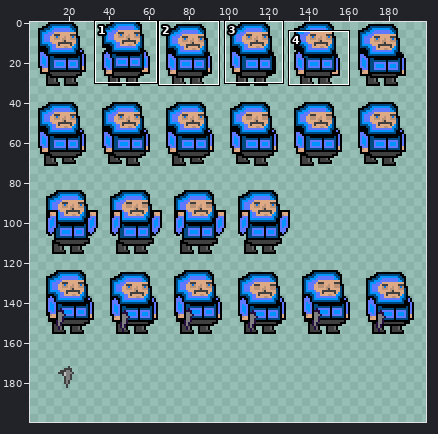
File history of a sprite sheet, Assets/Sprites/SpriteSprite.png. The first picture is a wide view before the edit; the outline marks the close-up.
Close-up. First the earlier version:
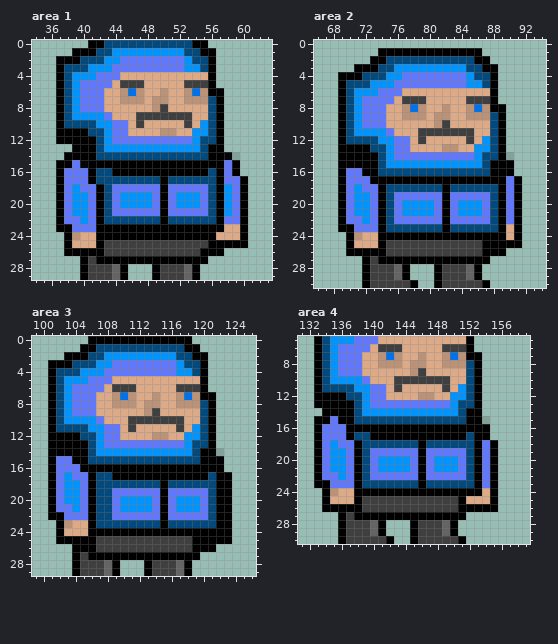
The file is 256x224 pixels. Colours within 5 levels of each other are drawn and written as one. Shown: area 1: x 34..63, y 0..29; area 2: x 66..94, y 0..30; area 3: x 99..126, y 0..29; area 4: x 131..159, y 5..30. The wide view leaves out empty margins. The commit also changed other parts of the picture, which this record leaves out.
After:
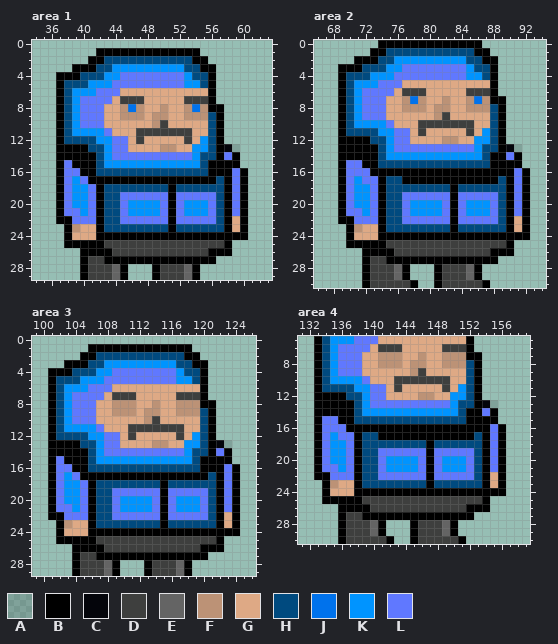
Palette (. is transparent): A #00000025  B #000000  C #04050b  D #3e3f3e  E #646464  F #bc9276  G #dea985  H #004a7f  J #0072ec  K #0094ff  L #6078ff
Edits made:
Changed rows in their new state; - is an unchanged pixel.
Area 1:
first column x 37:
 0 ----...............-----
 1 --...BBBBBBBBBBBBB..----
 2 ....BBHHHHHHHHHHHBB.----
 3 ..BBBHHKKKKKKKKKHHB-----
 4 -BBHHHKKLLLLLLLLKHH-----
 5 --HHKKKLLLLLLLLLKKH-----
 6 ---KK-LLGGG--G--GGG-.---
 7 ------L-DDD-GG--DDDB.---
 8 --------FJF-GF--FJFB----
 9 ---LLLG-FFFGFFGGFFF-----
10 --KLLLGGG-G-FD--G-G-----
11 -HKKKKLGG-DDDDDDDGG-----
12 -HHHHK---GDGGGGGDGK-----
13 BB--H--LLGGGGFFGG-KH-CA-
14 B-----KLLLLLLLLLLK-H-LB-
15 -LBB-HKKKKKKKKKKKKH--B--
16 ---B---HHHHHHHHHHHHB-BLB
17 --K--BBBBBBBB-BBBBBBHB--
18 ---K---HHHHHHHBHHHH-HB--
19 -------HLLLL-LBLLL-LHB--
20 -------HL---KLBL--KLHB--
21 --L----H-KKKKLB-KKKLHB--
22 -B-L----LLLLLLBLLLLLHBG-
23 .-FGG-HHHHHHHH-HHHHHHB--
24 --G-----------------BBB-
25 --BBB--------------DD-..
26 -..---B-----------D--B--
27 -----D-------------B----
Area 2:
first column x 69:
 0 -----BBBBBBBBBBBBB------
 1 ----B-HHHHHHHHHHH-B-----
 2 --BB-H-KKKKKKKKK-H-B----
 3 BB-HH-K-LLLLLLLLK-H-----
 4 -HH-KK-L---------K------
 5 --KK-LL-GGGGGGGGGGG-----
 6 ---LL--GDDD-----DDD-----
 7 ------G-FJF--F--FJF-B---
 8 ---------F--F----F-H----
 9 --------GGG--D--GGG-----
10 ---KKKL---DDD-DDD-------
11 --HHH-KLL--GGGGG--K-----
12 -BBB-H----G--FF-GK------
13 ----B----LLLLLLLL-H--CA-
14 -------KKKKKKKKKK--B-LB-
15 -LL---HHHHHHHHHHHH----B-
16 ---L-BBBBBBBBBBBBBB---LB
17 --K-L-HH------------HBLB
18 ---K---------HB-----HBLB
19 -------H-----LB----LHBLB
20 -------HL---KLBL--KLHBLB
21 --L----HL---KLBL--KLHBLB
22 -B-L---H-----LB----LHBGB
23 .-FGG--------HB-----HBGB
24 --G------------------B-B
25 --BBB-------------DDD-.-
26 -..---B-----------D--B--
27 -----D-------------B----
Area 3:
first column x 101:
 0 -----.............------
 1 ----.-BBBBBBBBBBB-.-----
 2 --..-B-HHHHHHHHH-B-.----
 3 ..-BB-H-KKKKKKKKH-B-----
 4 -BB-HH-K---------H------
 5 --HH-KK-LLLLLLLLKKH-----
 6 ---KK--LGGG-----GGG-----
 7 ------L-DDD--G--DDD-.---
 8 ------------G------B----
 9 --------FFF--F--FFF-----
10 ---LLLG---GGF-GGG-------
11 --KKK-LGG--DDDDD--G-----
12 -HHH-K----D--GG-DG------
13 ----H----GGGGFFGG-K--CA-
14 -------LLLLLLLLLL--H-LB-
15 --B---KKKKKKKKKKKK----B-
16 ---B-HHHHHHHHHHHHHH---LB
17 ----B-BB--------------LB
18 ----------------------LB
19 ----------------------LB
20 ----------------------LB
21 ----------------------LB
22 ----------------------GB
23 ----------------------GB
24 -----------------------B
25 ------------------DDD-.-
26 ------B-----------D--B--
27 -----D-------------B----
Area 4:
first column x 142:
 7 F-------F
first column x 133:
13 ---------------------CA-
14 B--------------------LB-
15 -L-------------------BB-
16 ----------------------LB
17 --K-LB-H-----------BH-LB
18 ---K---------HB-----HBLB
19 -------H-----LB----LHBLB
20 -------HL---KLBL--KLHBLB
21 --L----HL---KLBL--KLHBLB
22 -B-L---H-----LB----LHBGB
23 .-FGG--------HB-----HBGB
24 --G------------------B-B
25 --BBB-------------DDDB.-
26 -..---B-----------D---.-
27 -----D-------------B----
Where, in picture pixels (left, top, right, bottom), the same in both close-ups:
changed: (56, 40, 248, 264)
changed: (338, 40, 530, 264)
changed: (48, 336, 240, 560)
changed: (386, 352, 394, 360)
changed: (450, 352, 458, 360)
changed: (314, 400, 506, 520)
